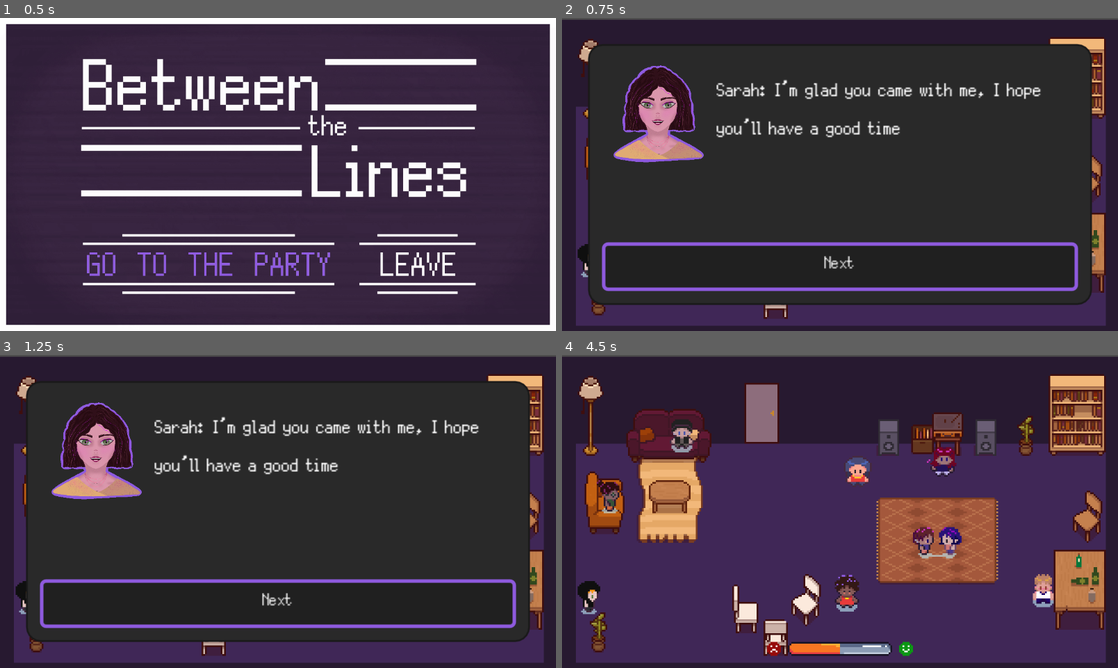
Above: before the commit, frames 1-4 (two rows, left to right).
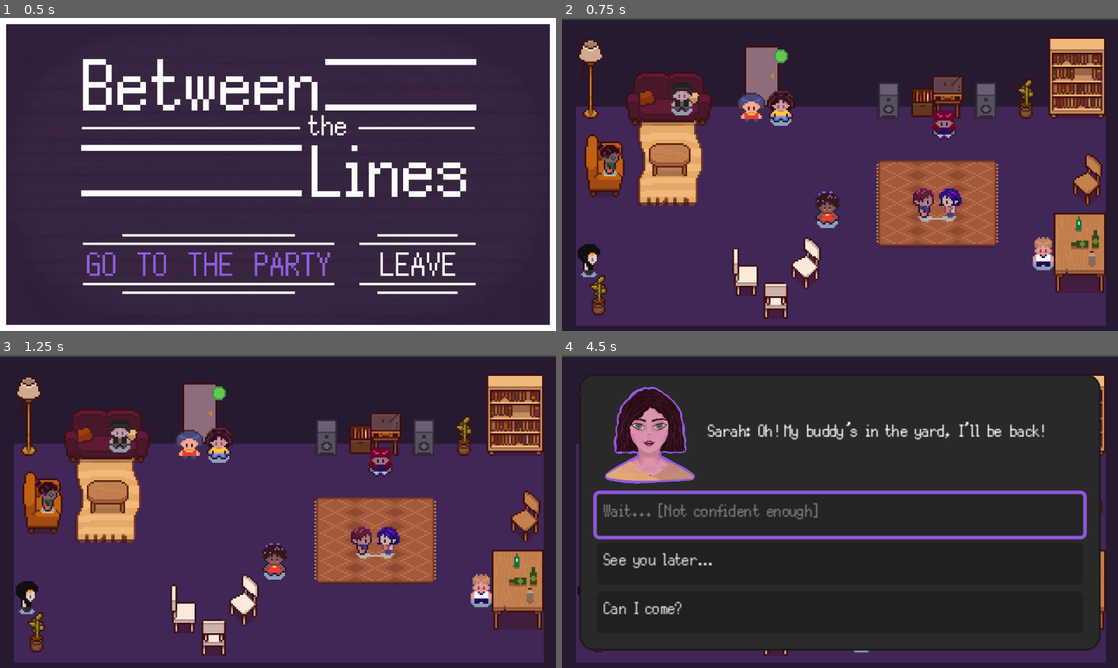
Above: after the commit, the same moments.

Repository: LaClimSx/between-the-lines
Game: Godot game, scene res://scenes/title_screen.tscn
Same seed, same stepped clock (60 frames per second), same inputs: the game is played once before the commit and once after it.
Inputs (mouse positions are in pixels of both pictures, inside the frame that each line leads up to):
- Up to frame 1 (0.5 s): no input
- Up to frame 2 (0.75 s): click (773, 265) at 0.5 s
- Up to frame 3 (1.25 s): no input
- Up to frame 4 (4.5 s): click (840, 602) at 1.25 s, where only the run before the commit has a clickable "Next"; click (840, 561) at 2 s, where only the run before the commit has a clickable "See you later…"; click (840, 602) at 2.75 s, where only the run before the commit has a clickable "Next"; hold D (right) 3.53-4.28 s; hold Space (interact) 3.53-4.28 s; hold S (down) from 4.28 s (still down); tap Space (interact) at 4.35 s

Frame 1 is identical in both runs. In frame 2, 63% of the frame differs, in the area x 4-96%, y 8-92%; in frame 3, 63%; in frame 4, 68%, in the area x 3-97%, y 6-97%.

Commit message:
Début du tuto

Diff:
--- a/assets/NPCs/sprites/animation_heart.tres
+++ b/assets/NPCs/sprites/animation_heart.tres
@@ -66,6 +66,9 @@
 "texture": SubResource("AtlasTexture_yetan")
 }, {
 "duration": 1.0,
+"texture": SubResource("AtlasTexture_yetan")
+}, {
+"duration": 1.0,
 "texture": SubResource("AtlasTexture_8skaf")
 }, {
 "duration": 1.0,
@@ -92,6 +95,9 @@
 "texture": SubResource("AtlasTexture_gwqll")
 }, {
 "duration": 1.0,
+"texture": SubResource("AtlasTexture_gwqll")
+}, {
+"duration": 1.0,
 "texture": SubResource("AtlasTexture_usc45")
 }, {
 "duration": 1.0,
--- a/assets/icon.svg
+++ /dev/null
@@ -1 +0,0 @@
-<svg xmlns="http://www.w3.org/2000/svg" width="128" height="128"><rect width="124" height="124" x="2" y="2" fill="#363d52" stroke="#212532" stroke-width="4" rx="14"/><g fill="#fff" transform="translate(12.322 12.322)scale(.101)"><path d="M105 673v33q407 354 814 0v-33z"/><path fill="#478cbf" d="m105 673 152 14q12 1 15 14l4 67 132 10 8-61q2-11 15-15h162q13 4 15 15l8 61 132-10 4-67q3-13 15-14l152-14V427q30-39 56-81-35-59-83-108-43 20-82 47-40-37-88-64 7-51 8-102-59-28-123-42-26 43-46 89-49-7-98 0-20-46-46-89-64 14-123 42 1 51 8 102-48 27-88 64-39-27-82-47-48 49-83 108 26 42 56 81zm0 33v39c0 276 813 276 814 0v-39l-134 12-5 69q-2 10-14 13l-162 11q-12 0-16-11l-10-65H446l-10 65q-4 11-16 11l-162-11q-12-3-14-13l-5-69z"/><path d="M483 600c0 34 58 34 58 0v-86c0-34-58-34-58 0z"/><circle cx="725" cy="526" r="90"/><circle cx="299" cy="526" r="90"/></g><g fill="#414042" transform="translate(12.322 12.322)scale(.101)"><circle cx="307" cy="532" r="60"/><circle cx="717" cy="532" r="60"/></g></svg>
--- a/project.godot
+++ b/project.godot
@@ -14,7 +14,6 @@
 run/main_scene="uid://dos75u60v48mt"
 config/features=PackedStringArray("4.6", "GL Compatibility")
 run/max_fps=240
-config/icon="res://assets/icon.svg"
 
 [autoload]
 
--- a/scenes/main.tscn
+++ b/scenes/main.tscn
@@ -24,6 +24,7 @@
 [ext_resource type="SpriteFrames" uid="uid://uese3vtunyd" path="res://assets/NPCs/sprites/animation_eye.tres" id="16_0ld40"]
 [ext_resource type="Shader" uid="uid://cjrqp8nun1kph" path="res://scripts/confidence_shader.gdshader" id="16_muem4"]
 [ext_resource type="Script" uid="uid://5tm065t4t75g" path="res://scripts/color_rect.gd" id="17_dp3eg"]
+[ext_resource type="Texture2D" uid="uid://7bcwhvnyy548" path="res://assets/temporary/xp_orb.png" id="17_vxglm"]
 [ext_resource type="PackedScene" uid="uid://bejtqam34ts7h" path="res://scenes/progress_bar.tscn" id="19_0ld40"]
 [ext_resource type="Theme" uid="uid://b7f08ixy72g71" path="res://assets/theme.tres" id="27_2f3dj"]
 
@@ -63,6 +64,17 @@
 "points": PackedVector2Array(0, 0, 0, 0, -69, -11, 0, 0, 0, 0, -56, 10, -18.441902, -0.52402204, 18.441902, 0.52402204, …(237 unchanged characters)…
 }
 point_count = 9
+
+[sub_resource type="SpriteFrames" id="SpriteFrames_2f3dj"]
+animations = [{
+"frames": [{
+"duration": 1.0,
+"texture": ExtResource("17_vxglm")
+}],
+"loop": true,
+"name": &"default",
+"speed": 5.0
+}]
 
 [sub_resource type="ShaderMaterial" id="ShaderMaterial_dp3eg"]
 shader = ExtResource("16_muem4")
@@ -81,7 +93,7 @@
 metadata/_edit_lock_ = true
 
 [node name="Player" parent="." unique_id=1711175431 instance=ExtResource("2_0wfyh")]
-position = Vector2(114, 54)
+position = Vector2(109, 54)
 
 [node name="Furniture" type="Node" parent="." unique_id=994034929]
 
@@ -212,12 +224,16 @@
 
 [node name="Zero" parent="NPCs" unique_id=1988922979 instance=ExtResource("3_sugp2")]
 unique_name_in_owner = true
-position = Vector2(-25, 167)
+position = Vector2(126, 54)
 interaction_data = ExtResource("12_jkv2x")
 npc_name = "Sarah"
 
 [node name="AnimatedSprite2D" parent="NPCs/Zero" index="1" unique_id=27330966]
 sprite_frames = ExtResource("13_jscy8")
+
+[node name="TutoControlAnimation" type="AnimatedSprite2D" parent="NPCs/Zero" unique_id=490042561]
+position = Vector2(0, -32)
+sprite_frames = SubResource("SpriteFrames_2f3dj")
 
 [node name="Square" parent="NPCs" unique_id=1404120910 instance=ExtResource("3_sugp2")]
 position = Vector2(220, 64)
--- a/scripts/global.gd
+++ b/scripts/global.gd
@@ -5,6 +5,9 @@
 const TOTAL_INTERACTIONS: int = 8
 
 var bypass_setters: bool = false
+
+var tuto_done: bool = false
+signal tuto_finished
 
 signal score_changed(value: int)
 signal ending(text: String)
@@ -19,6 +22,8 @@
 		nb_interactions = value
 		if (nb_interactions) == 1:
 			timer.start(900)
+			tuto_done = true
+			tuto_finished.emit()
 		if nb_interactions >= TOTAL_INTERACTIONS:
 			await get_tree().create_timer(5).timeout
 			_on_timer_timeout()
--- a/scripts/main.gd
+++ b/scripts/main.gd
@@ -12,9 +12,8 @@
 			$CanvasLayer/EndPanel.visible = true
 			get_tree().paused = true
 			%EndButton.grab_focus.call_deferred())
+	Global.tuto_finished.connect(close_tuto)
 	%ProgressBar.value_changed.connect(move_particle)
-	%Zero.curr_data = %Zero.interaction_data
-	%Zero.interact()
 
 
 func move_particle(val: float) -> void:
@@ -27,9 +26,15 @@
 	tween.tween_property(particle, "global_position", end_pos, 1.0).from($Player.global_position)
 	tween.tween_callback(particle.queue_free)
 
+
+func close_tuto() -> void:
+	%Zero.global_position = Vector2(-25, 167)
+	%Zero/TutoControlAnimation.queue_free()
+
 func _process(_delta: float) -> void:
 	if Input.is_action_just_pressed("ui_cancel"):
 		Global.restart()
 
+
 func _on_end_button_pressed() -> void:
 	Global.restart()
--- a/scripts/player.gd
+++ b/scripts/player.gd
@@ -16,7 +16,7 @@
 
 
 func _physics_process(_delta: float) -> void:
-	get_input()
+	if Global.tuto_done: get_input()
 	animate()
 	move_and_slide()
 	position.x = clamp(position.x, WORLD_BORDERS_MIN.x, WORLD_BORDERS_MAX.x)
--- a/scripts/title_screen.gd
+++ b/scripts/title_screen.gd
@@ -1,6 +1,6 @@
 extends Control
 
-const MAIN_SCENE : PackedScene = preload("res://scenes/main.tscn")
+@onready var MAIN_SCENE : PackedScene = load("res://scenes/main.tscn")
 
 func _ready() -> void:
 	$StartButton.grab_focus.call_deferred()
Not shown, removed: assets/icon.svg.import
Binary file removed: assets/temporary/blonde_man.png
Not shown, removed: assets/temporary/blonde_man.png.import
